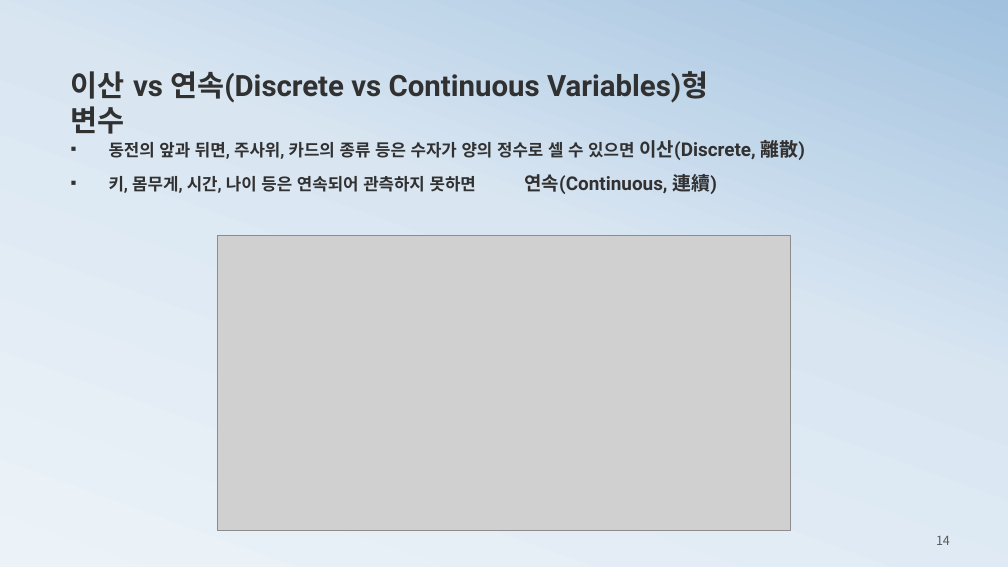
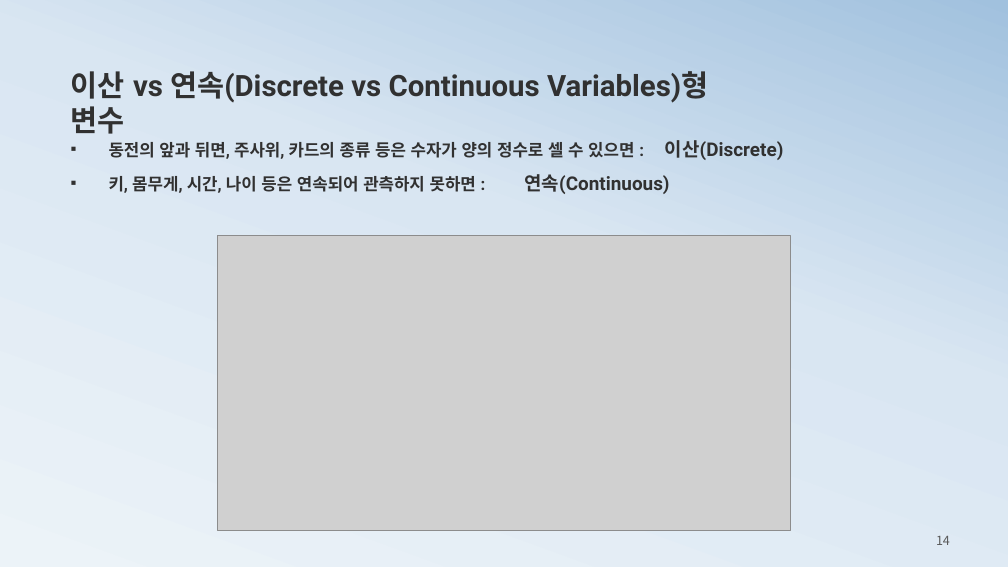
Before and after one commit to ancestor9/mathematics-for-machine-learning, a slide deck: slide 14 of 3_probability theory for machine learning.pptx. Drawn at 1008x567 pixels with LibreOffice and Linux fonts; fonts in the diff are those of the drawing; grey boxes stand for pictures. Boxes give left, top, right and bottom in pixels: in the first picture for what was removed or moved away, otherwise in the second. Text is boxed around its words. In the diff, an @@ line names an element or a change of style, - is before the commit and + after.

```diff
--- a/3_probability theory for machine learning.pptx
+++ b/3_probability theory for machine learning.pptx
@@ text at [109, 139, 669, 194]: text changed @@
-▪ 동전의 앞과 뒤면, 주사위, 카드의 종류 등은 수자가 양의 정수로 셀 수 있으면 이산(Discrete, 離散)
-▪ 키, 몸무게, 시간, 나이 등은 연속되어 관측하지 못하면 연속(Continuous, 連續)
+▪ 동전의 앞과 뒤면, 주사위, 카드의 종류 등은 수자가 양의 정수로 셀 수 있으면 : 이산(Discrete)
+▪ 키, 몸무게, 시간, 나이 등은 연속되어 관측하지 못하면 : 연속(Continuous)
```
Also in this commit, not shown: 5 other slides changed, 4 slides added, 1 slide removed.
